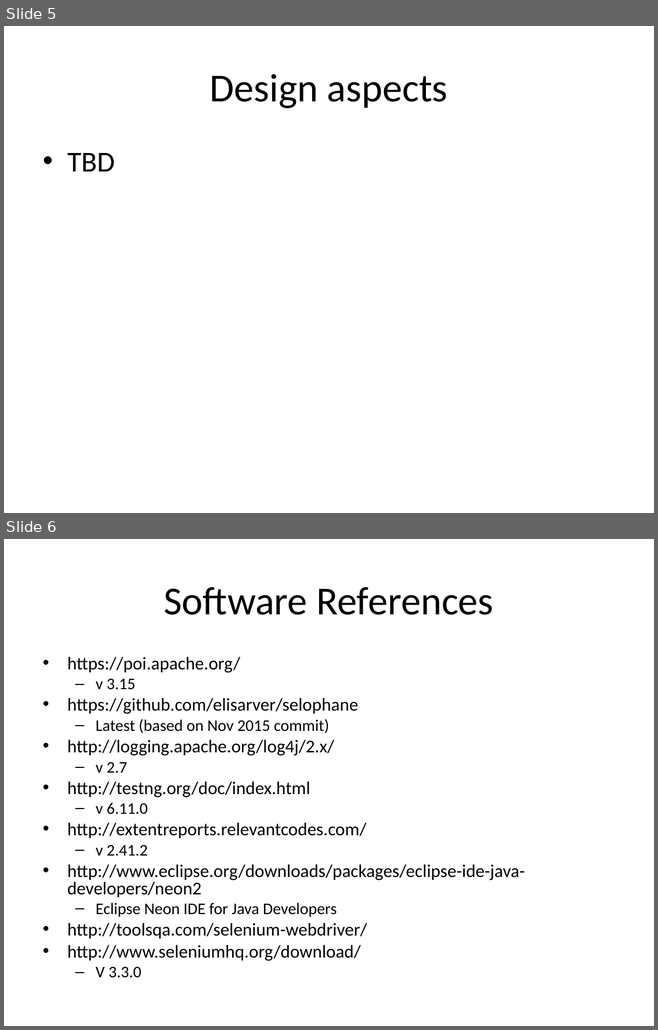
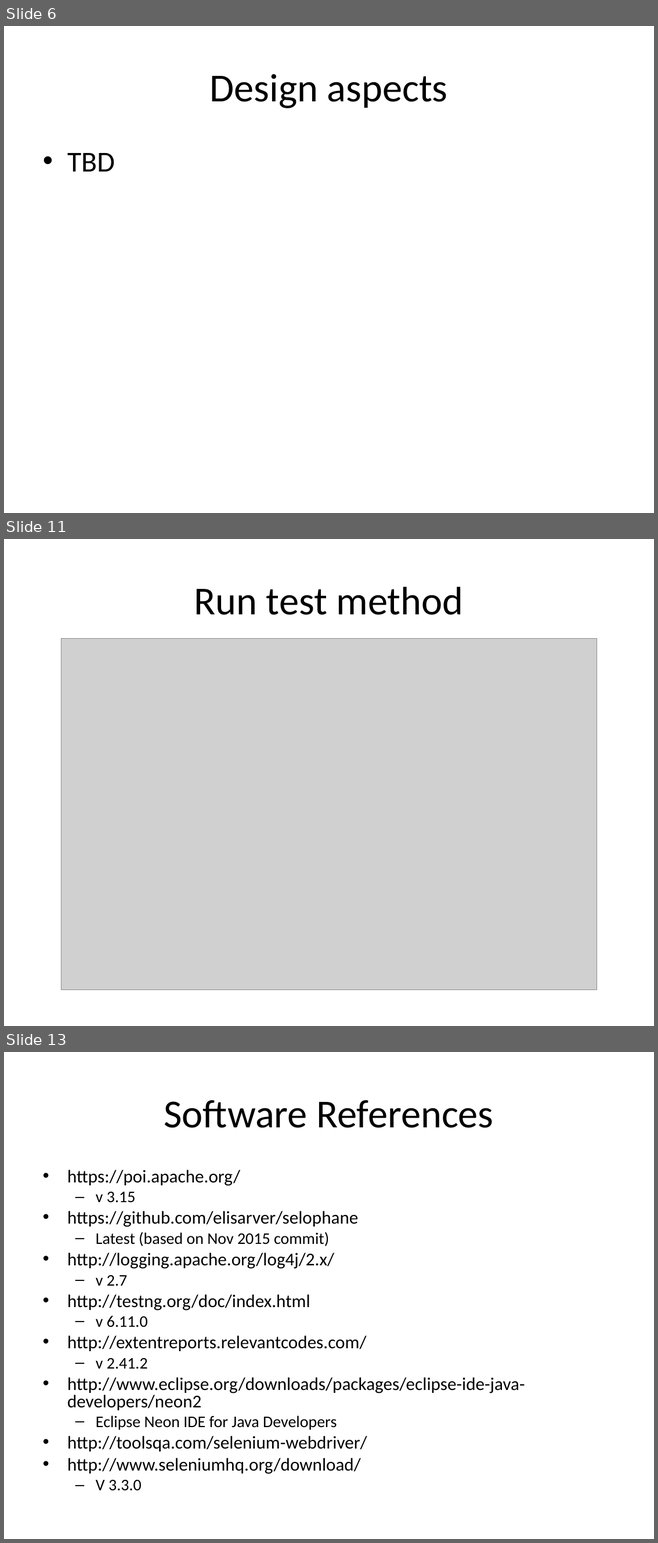
Before and after one commit to asudipto/selophane_InYetAnotherDemoProject, a slide deck: Selenium_NSE/Selenium 3 Framework.ppt. Shown one above the other, each under a label of ours: slides 5 and 6 before the commit, slides 6, 11 and 13 after it; the slides between them are not shown. The pictures are 658x1030 and 658x1543 pixels, drawn with LibreOffice and Linux fonts; fonts in the diff are those of the drawing; grey boxes stand for pictures. Boxes give left, top, right and bottom in pixels: in the first picture for what was removed or moved away, otherwise in the second. Text is boxed around its words. In the diff, an @@ line names an element or a change of style, - is before the commit and + after.

```diff
--- a/Selenium_NSE/Selenium 3 Framework.ppt
+++ b/Selenium_NSE/Selenium 3 Framework.ppt
@@ slide 11 added at bbox=[4, 539, 654, 1026], background #FFFFFF @@
@@ title added at bbox=[194, 587, 463, 615], 44 pt, text #000000 @@
+Run test method
@@ picture added at bbox=[61, 638, 597, 990] @@
@@ what was slide 5 is now slide 6 @@
@@ what was slide 6 is now slide 13 @@
```
Also in this commit, not shown: 1 slide changed, 6 other slides added.
